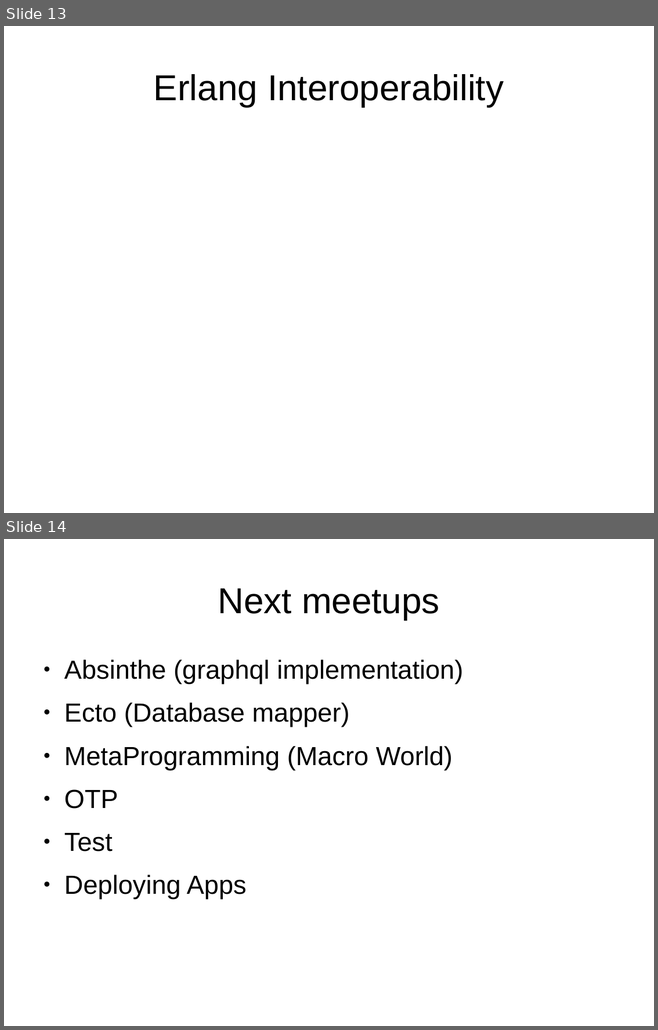
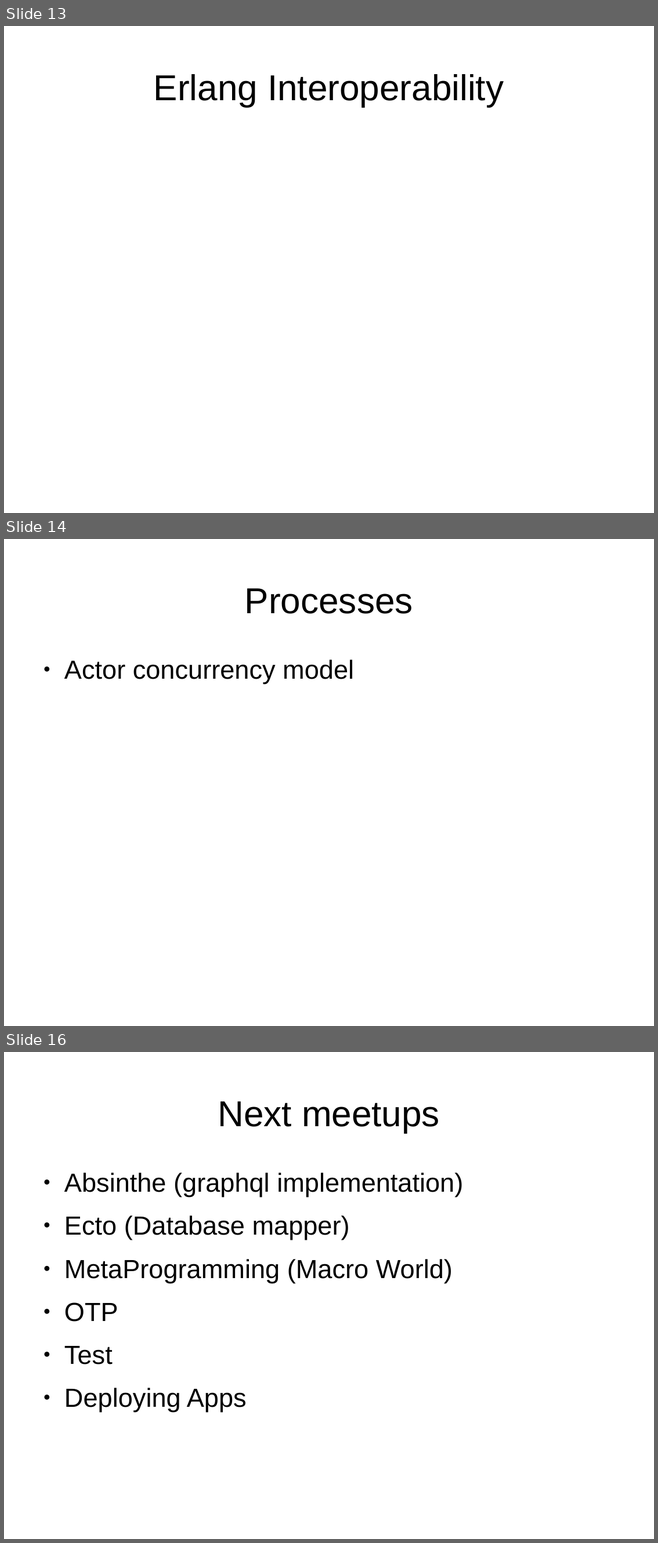
Before and after one commit to ramortegui/talks, a slide deck: Intro-Elixir-FPYYC.odp. Shown one above the other, each under a label of ours: slides 13 and 14 before the commit, slides 13, 14 and 16 after it; the slides between them are not shown. The pictures are 658x1030 and 658x1543 pixels, drawn with LibreOffice and Linux fonts; fonts in the diff are those of the drawing. Boxes give left, top, right and bottom in pixels: in the first picture for what was removed or moved away, otherwise in the second. Text is boxed around its words. In the diff, an @@ line names an element or a change of style, - is before the commit and + after.

Commit message:
Add content - OTP, processes, behaviours.

```diff
--- a/Intro-Elixir-FPYYC.odp
+++ b/Intro-Elixir-FPYYC.odp
@@ slide 14 added at [4, 539, 654, 1026], background #FFFFFF @@
@@ title added at [245, 588, 413, 614], 44 pt, text #000000 @@
+Processes
@@ text added at [64, 660, 354, 684], 32 pt, text #000000 @@
+● Actor concurrency model
@@ what was slide 14 is now slide 16 @@
```
Also in this commit, not shown: 2 slides changed, 1 other slide added.
